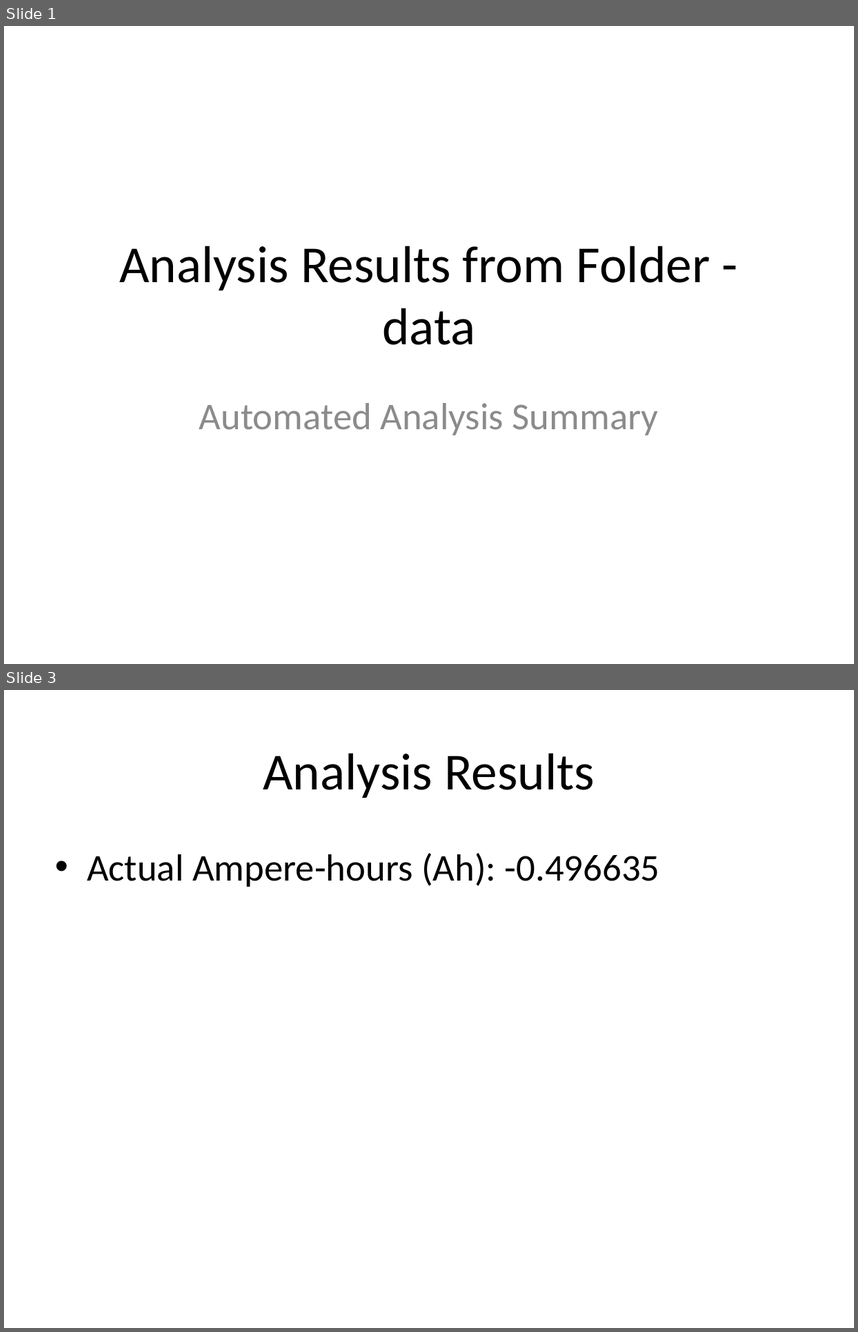
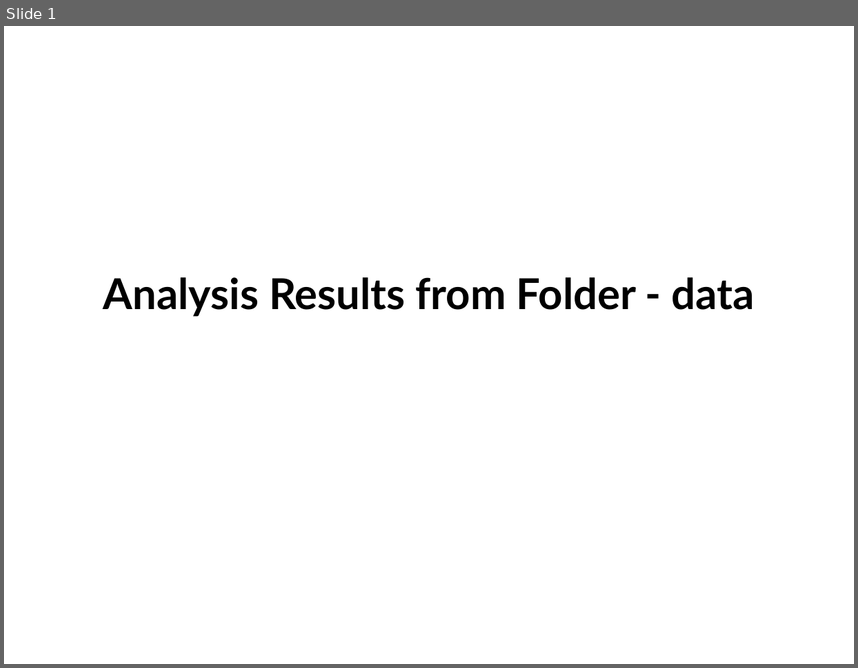
Before and after one commit to annmonrajijames/Automationdashboard, a slide deck: lectrix_internship/work/Automationdashboard/data/analysis_data.pptx. Shown one above the other, each under a label of ours: slides 1 and 3 before the commit, slide 1 after it; the slides between them are not shown. The pictures are 858x1332 and 858x668 pixels, drawn with LibreOffice and Linux fonts; fonts in the diff are those of the drawing. Boxes give left, top, right and bottom in pixels: in the first picture for what was removed or moved away, otherwise in the second. Text is boxed around its words. In the diff, an @@ line names an element or a change of style, - is before the commit and + after.

```diff
--- a/lectrix_internship/work/Automationdashboard/data/analysis_data.pptx
+++ b/lectrix_internship/work/Automationdashboard/data/analysis_data.pptx
@@ slide 3 removed at (4,690,854,1328), background #FFFFFF @@
@@ title removed at (263,753,595,798) @@
-Analysis Results
@@ text removed at (87,853,660,887) @@
-• Actual Ampere-hours (Ah): -0.496635
@@ slide 1 changed as well @@
@@ title "Analysis Results from Folder - ..." at (103,277,755,316): size 44 to 36 pt, font Calibri to Lato, bold on @@
@@ subtitle removed at (199,403,659,435) @@
-Automated Analysis Summary
```
Also in this commit, not shown: 2 slides added, 9 other slides removed, 1 other file.
